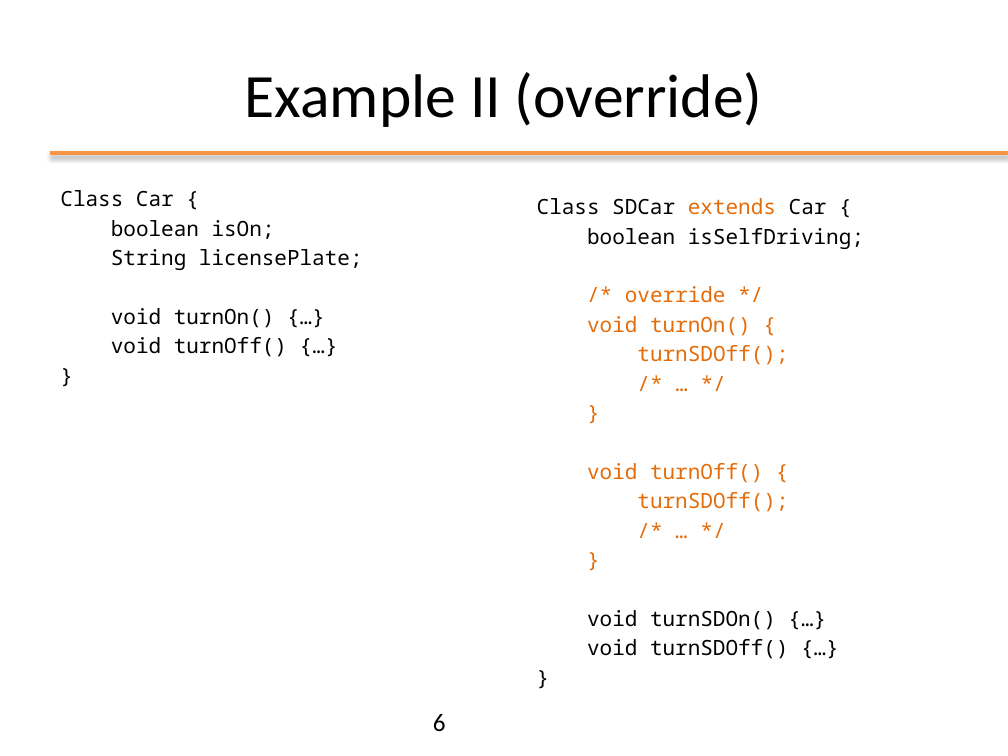
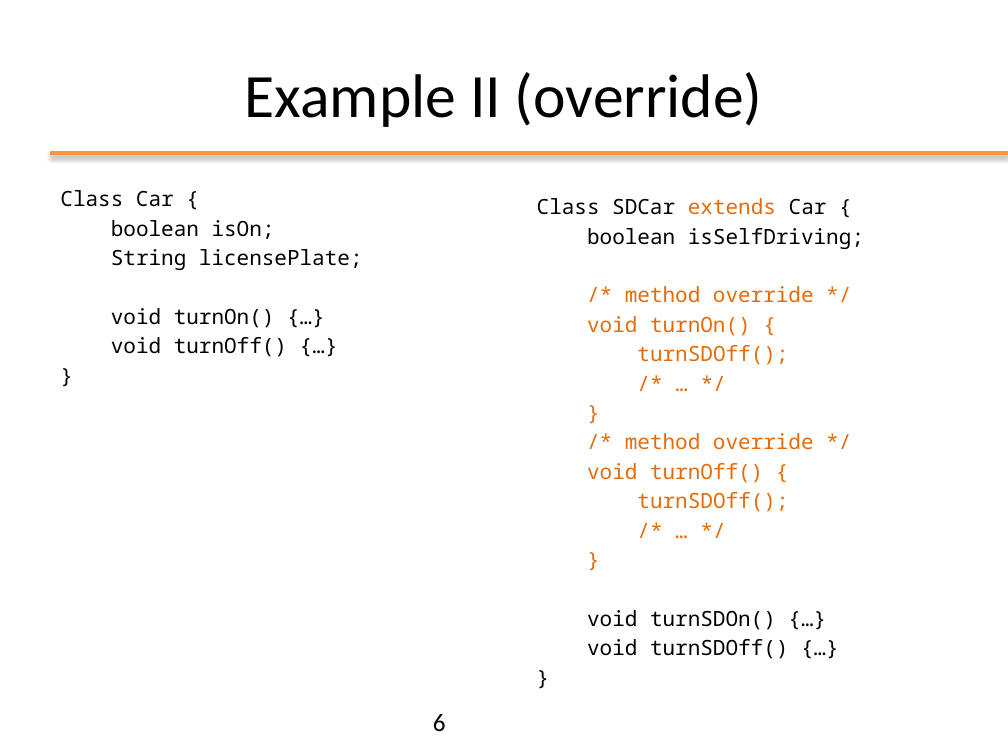
Before and after one commit to matt498/ooprogramming, a slide deck: slide 6 of slides/ppt/03_OOP_Inheritance.pptx. Drawn at 1008x756 pixels with LibreOffice and Linux fonts; fonts in the diff are those of the drawing; background and template pictures are left out. Boxes give left, top, right and bottom in pixels: in the first picture for what was removed or moved away, otherwise in the second. Text is boxed around its words. In the diff, an @@ line names an element or a change of style, - is before the commit and + after.

```diff
--- a/slides/ppt/03_OOP_Inheritance.pptx
+++ b/slides/ppt/03_OOP_Inheritance.pptx
@@ text at (625,286,814,303): text changed @@
-/* override */
+/* method override */
@@ text at (625,433,814,450): paragraph added @@
+/* method override */
```
Also in this commit, not shown: 8 other slides changed, 2 slides added, 1 slide removed, 4 other files.
